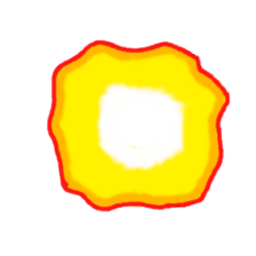
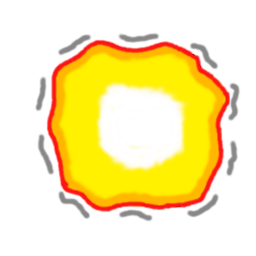
Two versions of the same layered image (w=256, h=256). Layer-by-layer changes:
showed "border", moved it above "border #2", painted on it over [35, 32, 241, 222]
